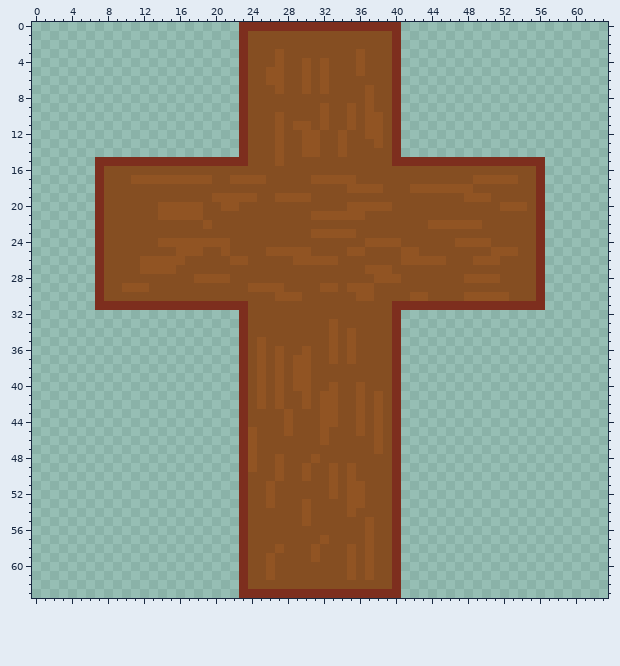
Pixel-art file, stored at Assets/Sprites/BG_cruz.ase. Above is the file before it was changed.
64x64 pixels, 1 frame. Colours within 5 levels of each other are drawn and written as one.
Once edited:
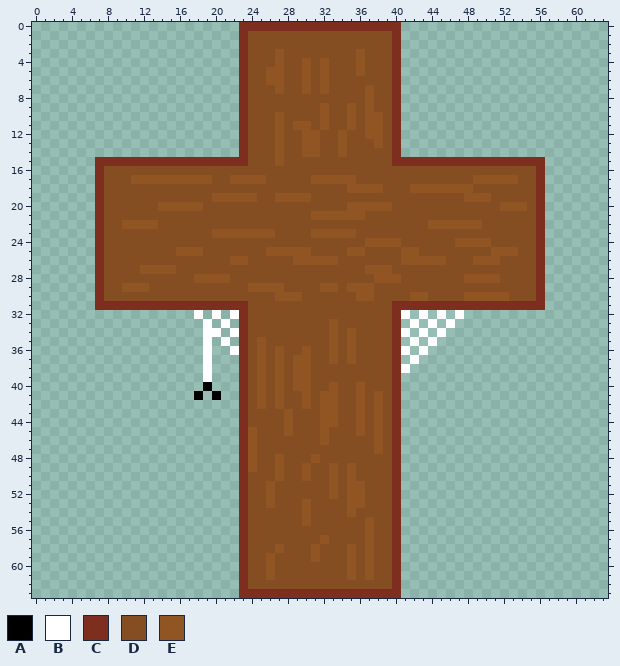
Palette (. is transparent): A #000000  B #ffffff  C #7d2e1e  D #854e22  E #915423
The edit:
y 20: x 21..22 EE -> DD
y 21: x 14..18 EEEEE -> DDDDD
y 22: x 10..13 DDDD -> EEEE; x 19 E -> D
y 23: x 20..26 DDDDDDD -> EEEEEEE
y 24: x 14..21 EEEEEEEE -> DDDDDDDD
y 25: x 21 E -> D
y 26: x 12..16 EEEEE -> DDDDD
y 32: x 18 . -> B; x 20 . -> B; x 22 . -> B; x 41 . -> B; x 43 . -> B; x 45 . -> B; x 47 . -> B
y 33: x 19 . -> B; x 21 . -> B; x 42 . -> B; x 44 . -> B; x 46 . -> B
y 34: x 19..20 .. -> BB; x 22 . -> B; x 41 . -> B; x 43 . -> B; x 45 . -> B
y 35: x 19 . -> B; x 21 . -> B; x 42 . -> B; x 44 . -> B
y 36: x 19 . -> B; x 22 . -> B; x 41 . -> B; x 43 . -> B
y 37: x 19 . -> B; x 42 . -> B
y 38: x 19 . -> B; x 41 . -> B
y 39: x 19 . -> B
y 40: x 19 . -> A
y 41: x 18 . -> A; x 20 . -> A
Where, in picture pixels (left, top, right, bottom), the same in both pictures:
changed: (122, 202, 275, 265)
added: (194, 310, 239, 400)
added: (401, 310, 464, 373)
